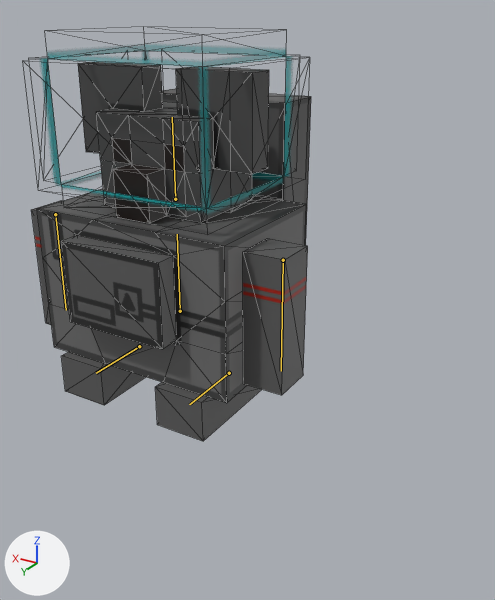
One commit to the Blender file project/GameResources/Models/ChiledKoala/ChiledKoala.blend: the scene before it, then after it.
Rendered twice from a 50 mm camera at (-1.32, 1.747, 0.726) aimed at (-0.226, -0.077, -0.185). Every picture has the same lights, and +X, +Y and +Z are marked at lower left. The bones that bend it are drawn over the model as lines. Mesh edges are drawn as thin lines.

Names of what the first picture shows: 'Arm', 'Arm.007'.
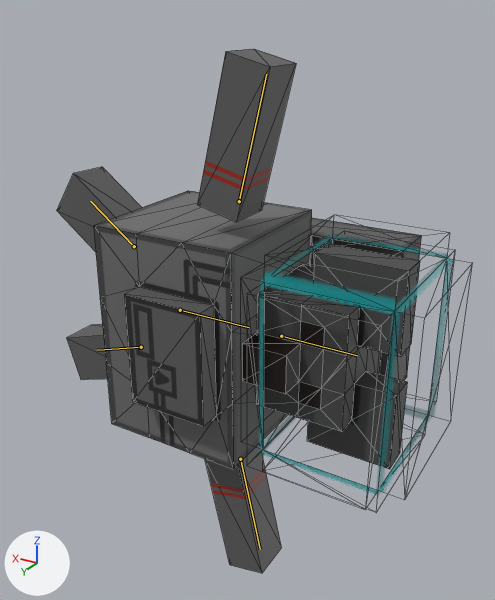
The newer file adds an action. The first version stands in its rest pose; the second is drawn at frame 10 of the action 'Hello'.

Location of each change, (x1, y1, x2, y2) in pixels of the pictures (495 x 600 px):
'Arm', posed (30% wider, 38% taller)
    before: (31, 62, 311, 441)
    after: (57, 49, 422, 573)
'Arm.007', posed (23% narrower, 55% taller)
    before: (41, 45, 292, 214)
    after: (259, 234, 453, 496)
bone 'ボーン', root to tip
    before: (180, 311) to (177, 234)
    after: (180, 310) to (249, 327)
bone 'ボーン.002', root to tip
    before: (139, 346) to (96, 373)
    after: (134, 246) to (90, 201)
bone 'ボーン.001', root to tip
    before: (55, 214) to (66, 310)
    after: (239, 201) to (266, 74)
bone 'ボーン.004', root to tip
    before: (229, 373) to (189, 404)
    after: (141, 347) to (97, 350)
bone 'ボーン.005', root to tip
    before: (283, 260) to (281, 371)
    after: (240, 459) to (260, 549)

The change in detail:
Bone 'ボーン' (bone_ボーン) moves from (0.0, 0.0, 0.0) to (0.0, 0.005, 0.0).
Bone 'ボーン' (bone_ボーン) turns from (0, 0, 0) to (0, 0, -90) degrees about its own x, y and z.
Bone 'ボーン.002' (bone_ボーン_002) turns from (0, 0, 0) to (-35, 1, 92) degrees about its own x, y and z.
Bone 'ボーン.001' (bone_ボーン_001) turns from (0, 0, 0) to (0, 0, 104) degrees about its own x, y and z.
Bone 'ボーン.004' (bone_ボーン_004) turns from (0, 0, 0) to (18, 0, 90) degrees about its own x, y and z.
Bone 'ボーン.005' (bone_ボーン_005) turns from (0, 0, 0) to (0, 0, -103) degrees about its own x, y and z.
